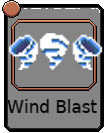
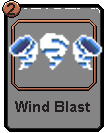
Layers edited between the first and the second w=105, h=133 image:
added layer "2" above "Wind Blast" over (7, 3, 15, 15)
painted on "Wind Blast" over (7, 99, 97, 113)
